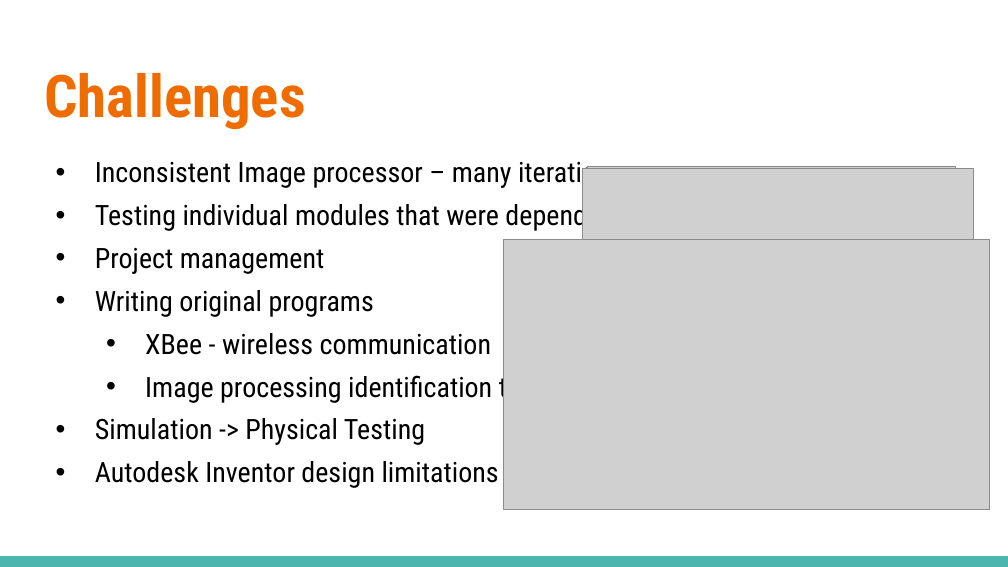
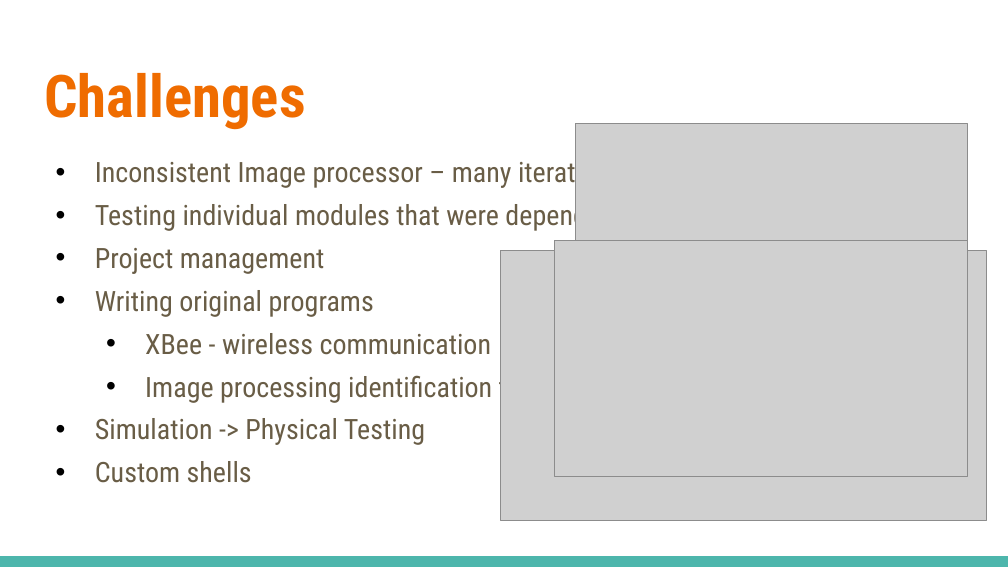
Before and after one commit to mable-won/SeniorDesign, a slide deck: slide 15 of Final_Presentation_Team9.pptx. Drawn at 1008x567 pixels with LibreOffice and Linux fonts; fonts in the diff are those of the drawing; grey boxes stand for pictures. Boxes give left, top, right and bottom in pixels: in the first picture for what was removed or moved away, otherwise in the second. Text is boxed around its words. In the diff, an @@ line names an element or a change of style, - is before the commit and + after.

```diff
--- a/Final_Presentation_Team9.pptx
+++ b/Final_Presentation_Team9.pptx
@@ picture: place and size @@
-picture at (583,168,974,428)
+picture at (576,123,967,383)
@@ text at (95,156,622,445): text colour #000000 to #695D46 @@
@@ picture: place and size @@
-picture at (503,240,990,510)
+picture at (500,251,987,521)
@@ picture added at (554,241,968,477) @@
@@ text at (95,461,252,483): text changed; text colour #000000 to #695D46 @@
-• Autodesk Inventor design limitations
+• Custom shells
```
Also in this commit, not shown: 2 other slides changed, 2 slides added, 17 other files.
